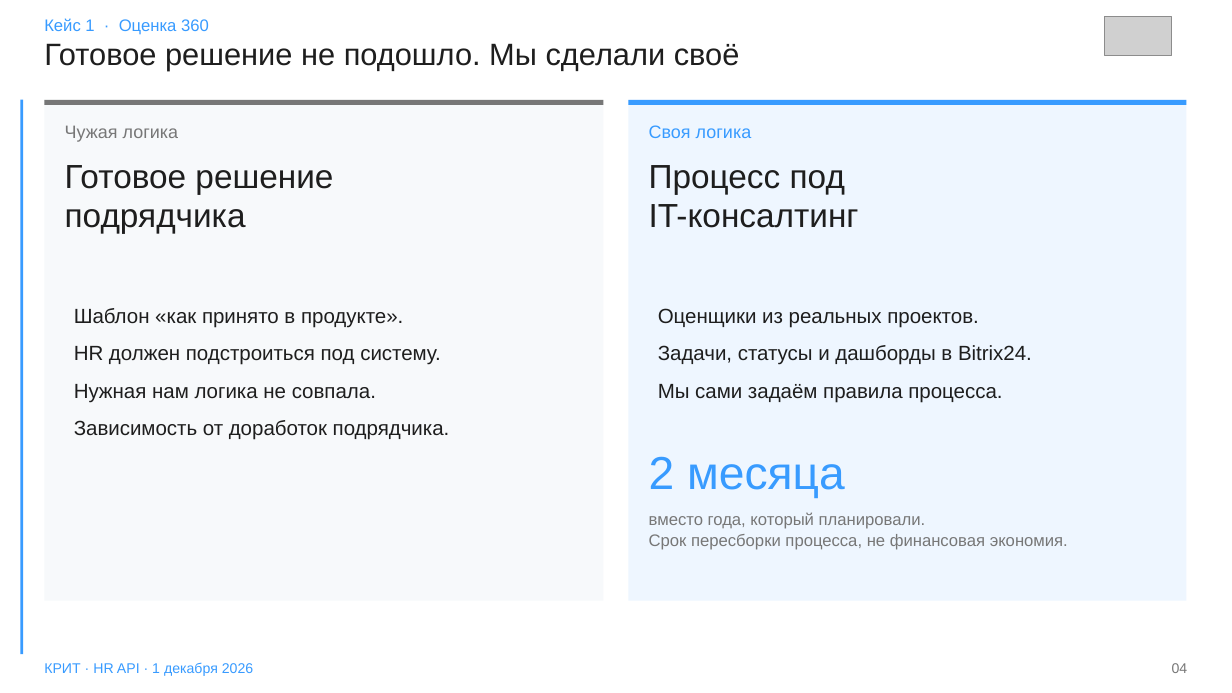
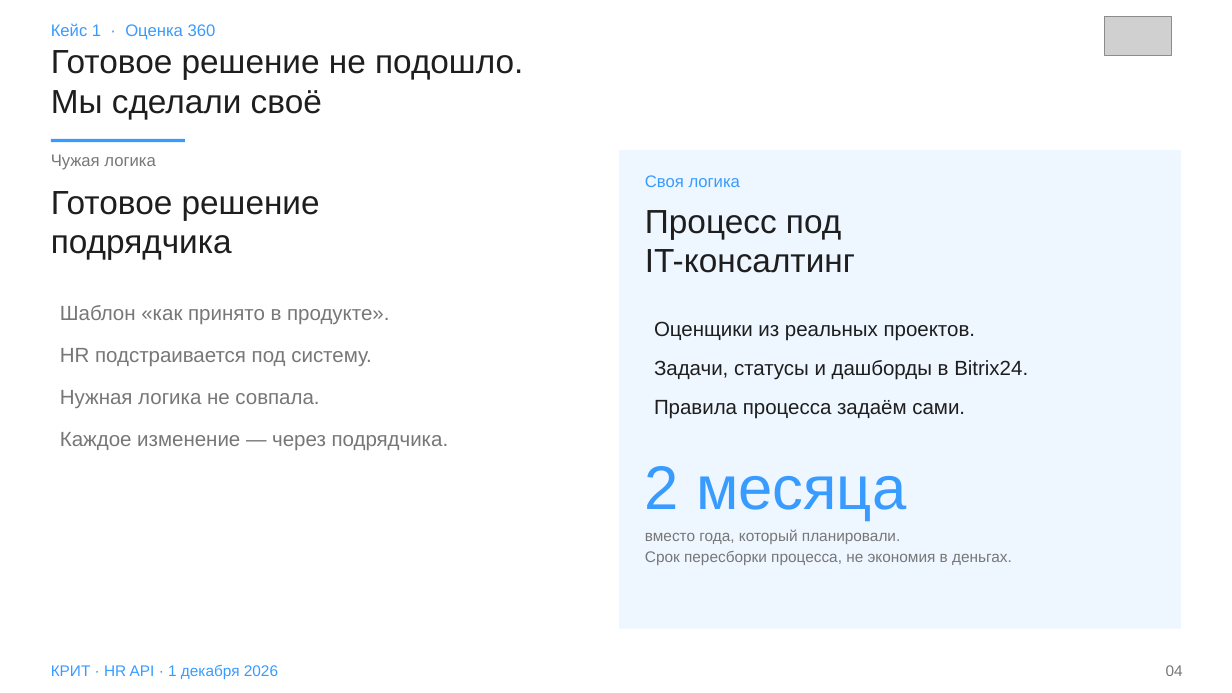
Before and after one commit to Nikisheva/html_krit, a slide deck: slide 4 of HR_API_KRIT_Nikisheva_2026.pptx. Drawn at 1232x693 pixels with LibreOffice and Linux fonts; fonts in the diff are those of the drawing; grey boxes stand for pictures. Boxes give left, top, right and bottom in pixels: in the first picture for what was removed or moved away, otherwise in the second. Text is boxed around its words. In the diff, an @@ line names an element or a change of style, - is before the commit and + after.

```diff
--- a/HR_API_KRIT_Nikisheva_2026.pptx
+++ b/HR_API_KRIT_Nikisheva_2026.pptx
@@ text "Кейс 1 · Оценка 360": place and size @@
-text "Кейс 1 · Оценка 360" at [44, 18, 209, 35]
+text "Кейс 1 · Оценка 360" at [51, 23, 216, 40]
@@ text at [51, 50, 523, 119]: text changed; size 24 to 26 pt @@
-Готовое решение не подошло. Мы сделали своё
+Готовое решение не подошло.
+Мы сделали своё
@@ rectangle removed at [44, 100, 604, 601] @@
@@ rectangle removed at [44, 100, 604, 105] @@
@@ rectangle removed at [628, 100, 1187, 105] @@
@@ rectangle: place and size @@
-rectangle at [20, 100, 23, 654]
+rectangle at [51, 139, 185, 141]
@@ text "Чужая логика": place and size @@
-text "Чужая логика" at [65, 125, 179, 142]
+text "Чужая логика" at [51, 154, 155, 170]
@@ text "Чужая логика" at [51, 154, 155, 170]: size 14 to 13 pt @@
@@ rectangle: place and size @@
-rectangle at [628, 100, 1187, 601]
+rectangle at [619, 150, 1181, 628]
@@ text "Своя логика" at [645, 175, 740, 187]: size 14 to 13 pt @@
@@ text "Своя логика": place and size @@
-text "Своя логика" at [649, 125, 752, 138]
+text "Своя логика" at [645, 175, 740, 187]
@@ text "Готовое решение": place and size @@
-text "Готовое решение" at [65, 165, 333, 233]
+text "Готовое решение" at [51, 191, 320, 260]
@@ text "Процесс под": place and size @@
-text "Процесс под" at [649, 165, 859, 228]
+text "Процесс под" at [645, 210, 855, 273]
@@ text "Шаблон «как принято в продукте».": place and size @@
-text "Шаблон «как принято в продукте»." at [74, 308, 450, 440]
+text "Шаблон «как принято в продукте»." at [60, 305, 449, 450]
@@ text at [60, 305, 389, 324]: text colour #1E1E1E to #777777 in "Шаблон «как принято в продукте»."; line spacing 1 to 1.08; more space between paragraphs @@
@@ text "Оценщики из реальных проектов.": place and size @@
-text "Оценщики из реальных проектов." at [658, 308, 1032, 403]
+text "Оценщики из реальных проектов." at [654, 321, 1028, 419]
@@ text at [654, 321, 1028, 380]: line spacing 1 to 1.08 @@
@@ text at [60, 348, 449, 450]: text changed; text colour #1E1E1E to #777777 @@
-HR должен подстроиться под систему.
-Нужная нам логика не совпала.
-Зависимость от доработок подрядчика.
+HR подстраивается под систему.
+Нужная логика не совпала.
+Каждое изменение — через подрядчика.
@@ text at [654, 400, 965, 419]: text changed @@
-Мы сами задаём правила процесса.
+Правила процесса задаём сами.
@@ text "2 месяца" at [645, 466, 906, 520]: size 36 to 48 pt @@
@@ text at [645, 529, 900, 544]: size 13 to 12 pt in "вместо года, который планировали."; line spacing 1.05 to 1.12 @@
@@ text "вместо года, который планировали.": place and size @@
-text "вместо года, который планировали." at [649, 512, 1068, 550]
+text "вместо года, который планировали." at [645, 529, 1012, 565]
@@ text at [645, 551, 1012, 565]: text changed; size 13 to 12 pt @@
-Срок пересборки процесса, не финансовая экономия.
+Срок пересборки процесса, не экономия в деньгах.
@@ text "КРИТ · HR API · ...": place and size @@
-text "КРИТ · HR API · ..." at [44, 662, 253, 676]
+text "КРИТ · HR API · ..." at [51, 665, 278, 679]
@@ text "КРИТ · HR API · ..." at [51, 665, 278, 679]: size 11 to 12 pt @@
@@ text "04" at [1166, 665, 1183, 676]: size 11 to 12 pt @@
```
Also in this commit, not shown: 11 other slides changed, 2 slides added, 2 slides removed, 4 other files.
